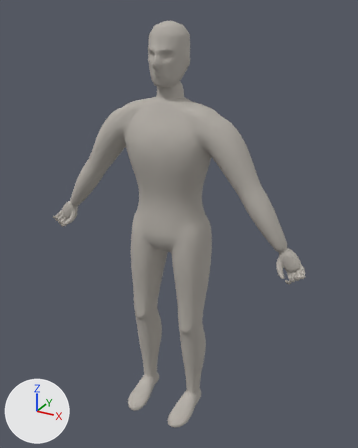
One commit to the glTF model packages/soldier-assets/assets/candidates/human-anatomy/human/source/tier-1.glb: the scene before it, then after it.
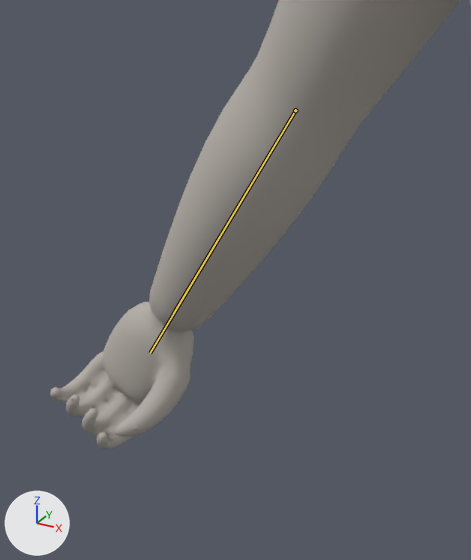
Each version appears first whole from a 50 mm camera at (0.993, -1.721, 1.843) aimed at (0.033, 0.024, 0.97), and next in a close-up on the part from 12% to 35% of the width and 33% to 55% of the height. The lights are fixed; the arrows at lower left show +X, +Y and +Z. The older version's two pictures come first. The bones that change, and the others that lie on the model, are drawn over the model as lines in the close-ups.

In view in the first close-up: 'HumanAnatomy-Deform'.
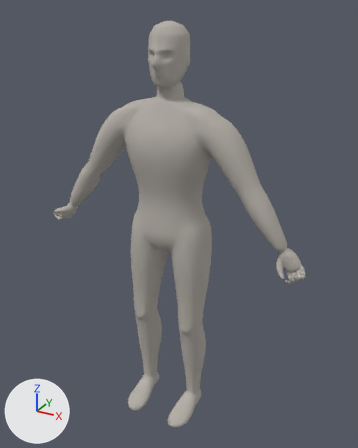
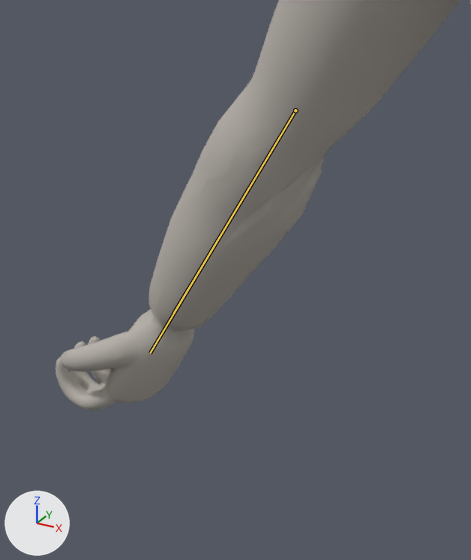
The newer file adds an action. The first version stands in its rest pose; the second is drawn at frame 24 of the action 'pronation'.

The edits, one by one:
Bone 'elbow-volume.R' (bone_elbow_volume_r) turns from (0, 0, 0) to (0, 45, 0) degrees about its own x, y and z.
Bone 'forearm.R' (bone_forearm_r) turns from (0, 0, 0) to (0, 90, 0) degrees about its own x, y and z.

Boxes (x1, y1, x2, y2) around the edits, measured in the close-ups (471 x 560 px):
'HumanAnatomy-Deform', posed
    before: (50, 0, 471, 449)
    after: (56, 0, 471, 410)
